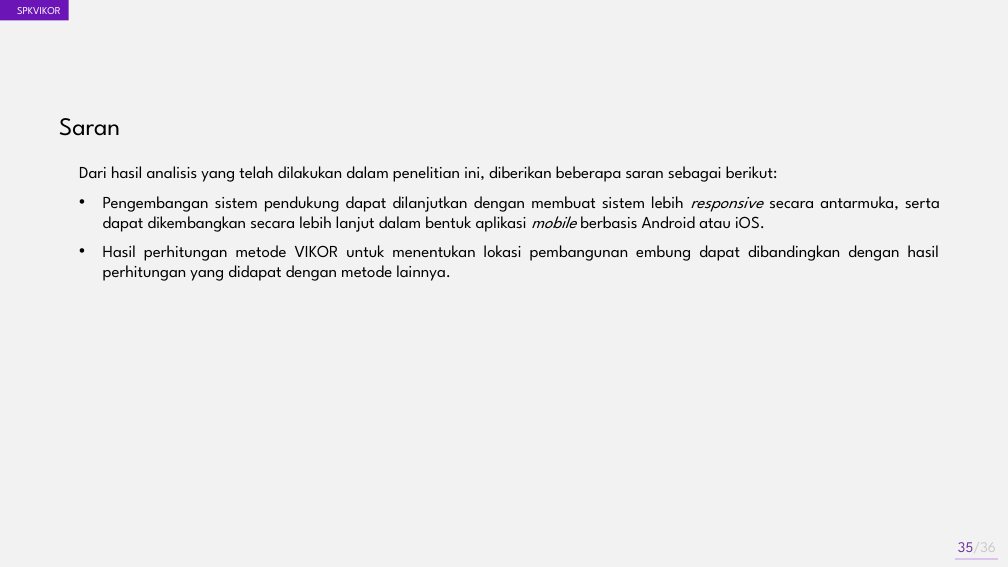
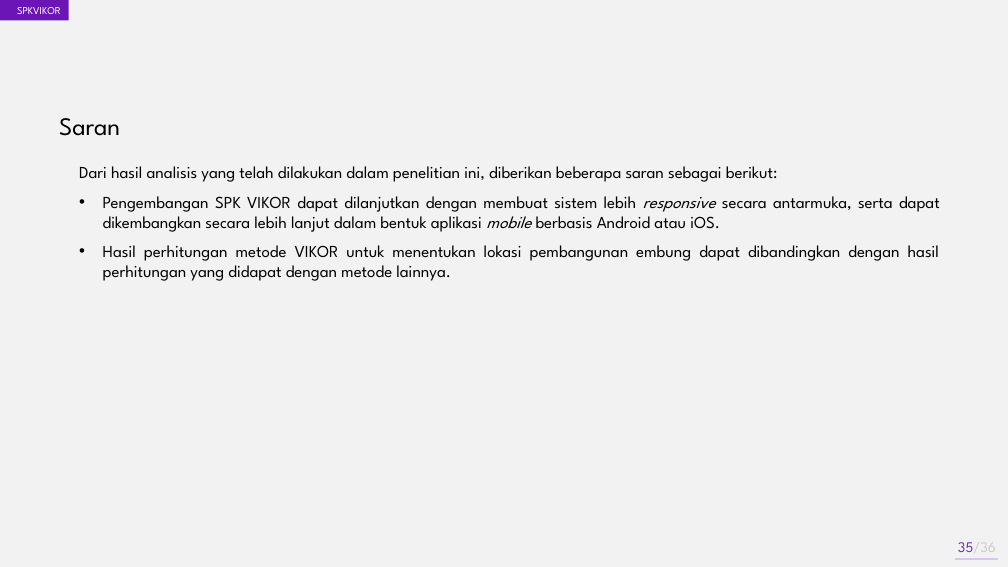
Before and after one commit to akhmadali7/TugasAkhir, a slide deck: slide 35 of PPT - TA - Akhmad Ali Sajidin.pptx. Drawn at 1008x567 pixels with LibreOffice and Linux fonts; fonts in the diff are those of the drawing. Boxes give left, top, right and bottom in pixels: in the first picture for what was removed or moved away, otherwise in the second. Text is boxed around its words. In the diff, an @@ line names an element or a change of style, - is before the commit and + after.

```diff
--- a/PPT - TA - Akhmad Ali Sajidin.pptx
+++ b/PPT - TA - Akhmad Ali Sajidin.pptx
@@ text at [103, 196, 940, 232]: text changed @@
-• Pengembangan sistem pendukung dapat dilanjutkan dengan membuat sistem lebih responsive secara antarmuka, serta dapat dikembangkan secara lebih lanjut dalam bentuk aplikasi mobile berbasis Android atau iOS.
+• Pengembangan SPK VIKOR dapat dilanjutkan dengan membuat sistem lebih responsive secara antarmuka, serta dapat dikembangkan secara lebih lanjut dalam bentuk aplikasi mobile berbasis Android atau iOS.
```
Also in this commit, not shown: 8 other slides changed, 31 other files.
